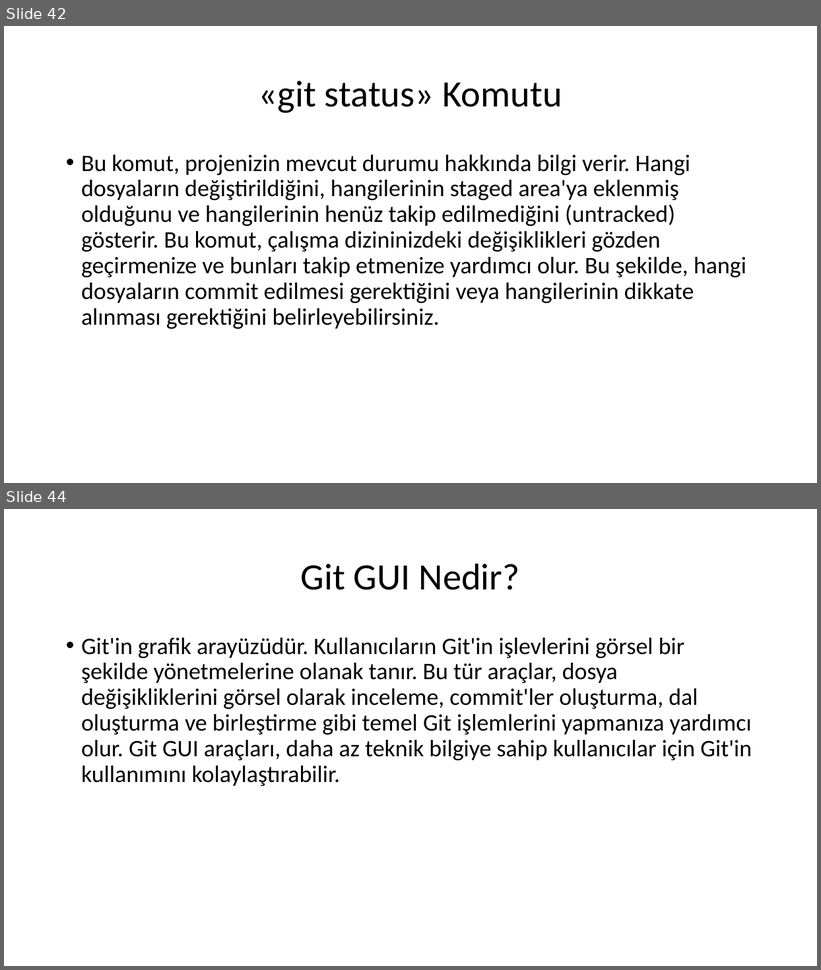
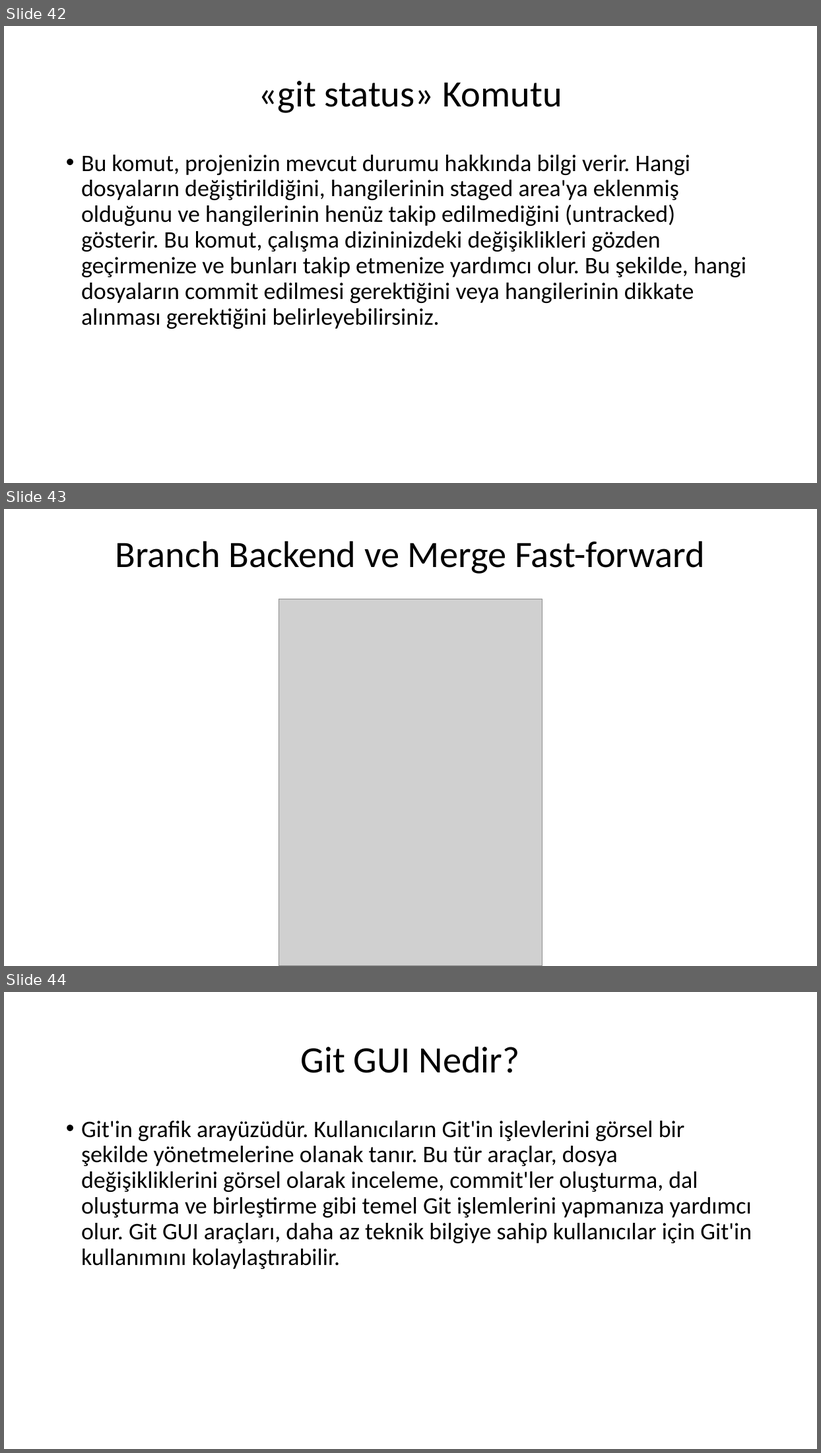
Before and after one commit to tugayayar/devops_project, a slide deck: DevOps Proje Sunusu.pptx. Shown one above the other, each under a label of ours: slides 42 and 44 before the commit, slides 42, 43 and 44 after it; the slides between them are not shown. The pictures are 821x970 and 821x1453 pixels, drawn with LibreOffice and Linux fonts; fonts in the diff are those of the drawing; grey boxes stand for pictures. Boxes give left, top, right and bottom in pixels: in the first picture for what was removed or moved away, otherwise in the second. Text is boxed around its words. In the diff, an @@ line names an element or a change of style, - is before the commit and + after.

Commit message:
Branch Backend ve Merge Fast-forward Sunuya Eklendi

```diff
--- a/DevOps Proje Sunusu.pptx
+++ b/DevOps Proje Sunusu.pptx
@@ slide 43 added at [4, 509, 817, 966], background #FFFFFF @@
@@ title added at [116, 541, 705, 574], 44 pt, text #000000 @@
+Branch Backend ve Merge Fast-forward
@@ picture added at [279, 599, 542, 966] @@
```
Also in this commit, not shown: 1 slide removed, 1 other file.
